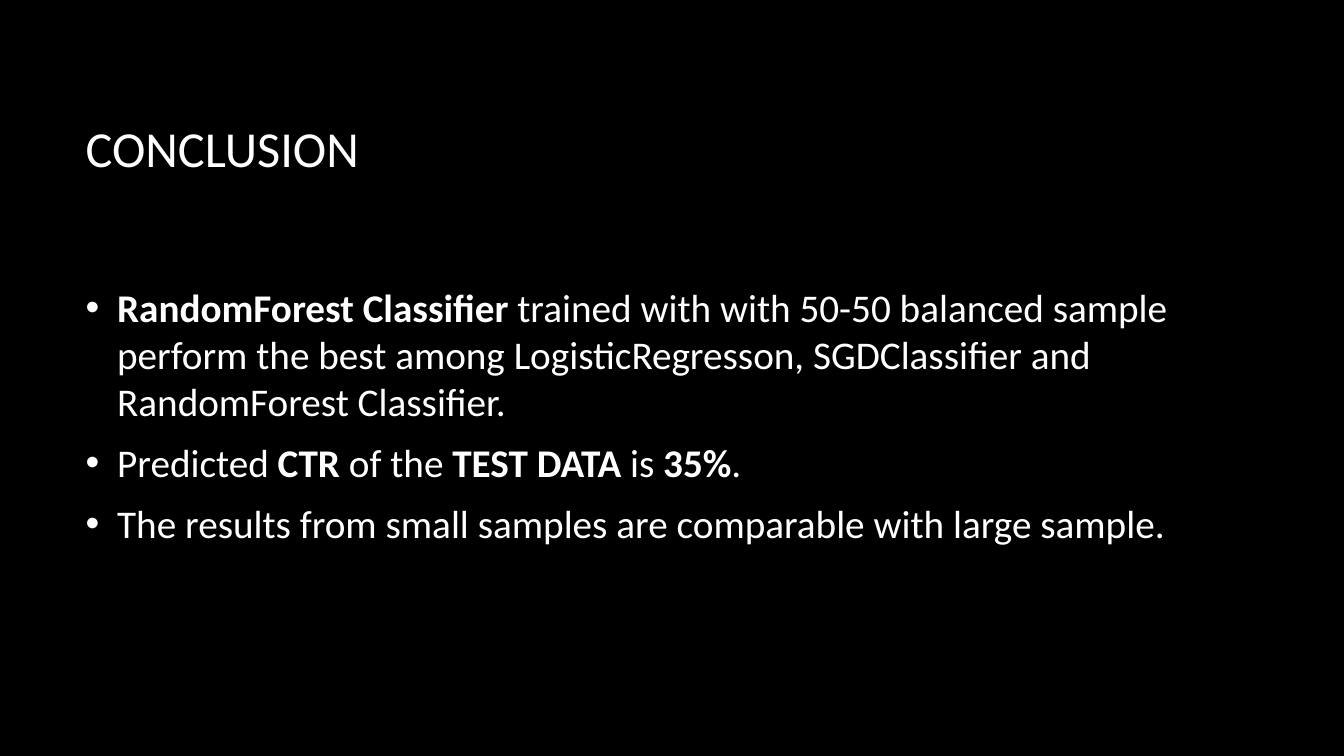
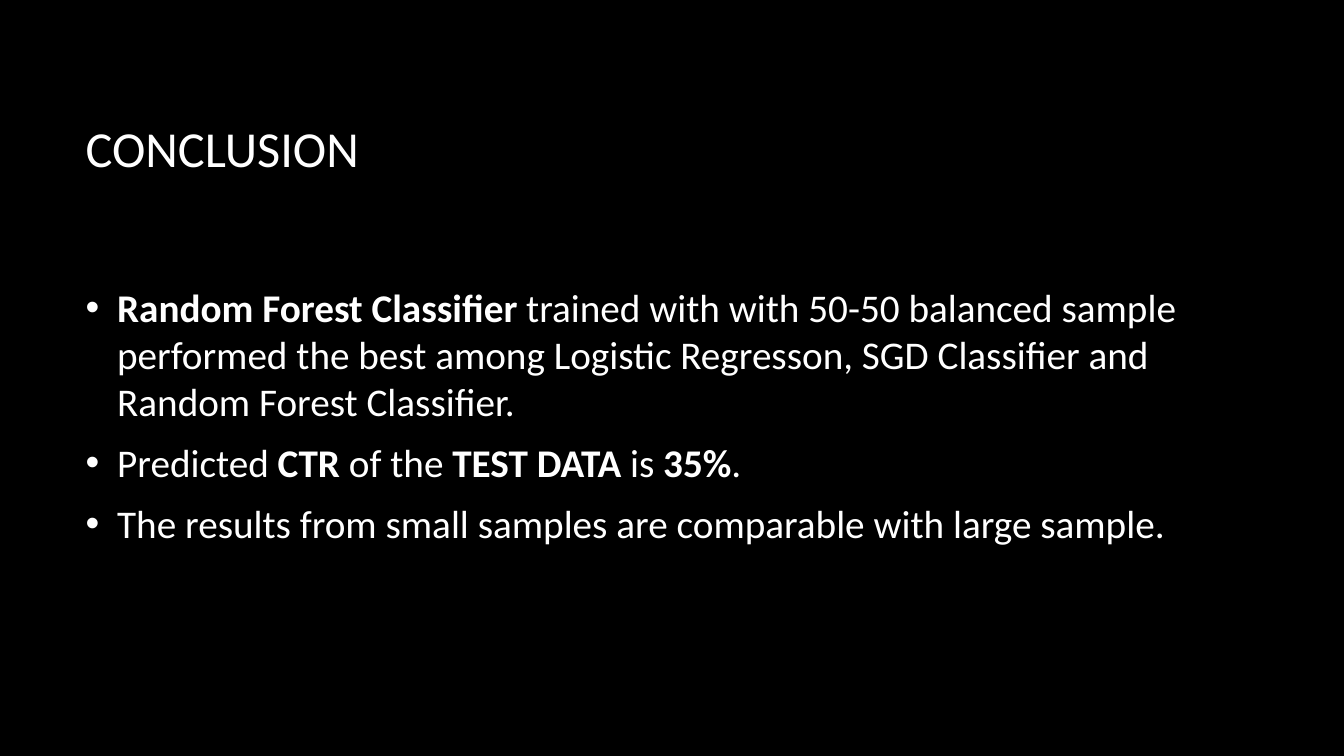
Before and after one commit to ameeshbaxi/data_science_workshop, a slide deck: slide 19 of capstone_project/slides/predict_ctr_abaxi.pptx (slide 18 before the commit). Drawn at 1344x756 pixels with LibreOffice and Linux fonts; fonts in the diff are those of the drawing; background and template pictures are left out. Boxes give left, top, right and bottom in pixels: in the first picture for what was removed or moved away, otherwise in the second. Text is boxed around its words. In the diff, an @@ line names an element or a change of style, - is before the commit and + after.

```diff
--- a/capstone_project/slides/predict_ctr_abaxi.pptx
+++ b/capstone_project/slides/predict_ctr_abaxi.pptx
@@ text at <box>117,294,1176,417</box>: text changed @@
-• RandomForest Classifier trained with with 50-50 balanced sample perform the best among LogisticRegresson, SGDClassifier and RandomForest Classifier.
+• Random Forest Classifier trained with with 50-50 balanced sample performed the best among Logistic Regresson, SGD Classifier and Random Forest Classifier.
```
Also in this commit, not shown: 14 other slides changed, 2 slides added, 1 other file.
